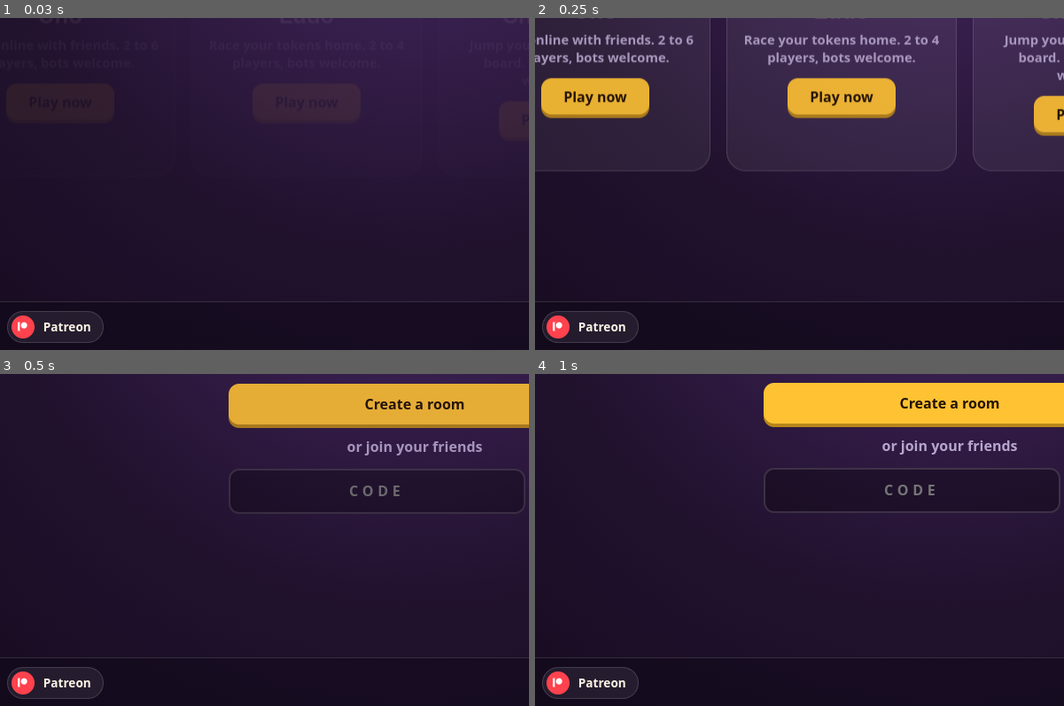
Above: before the commit, frames 1-4 (two rows, left to right).
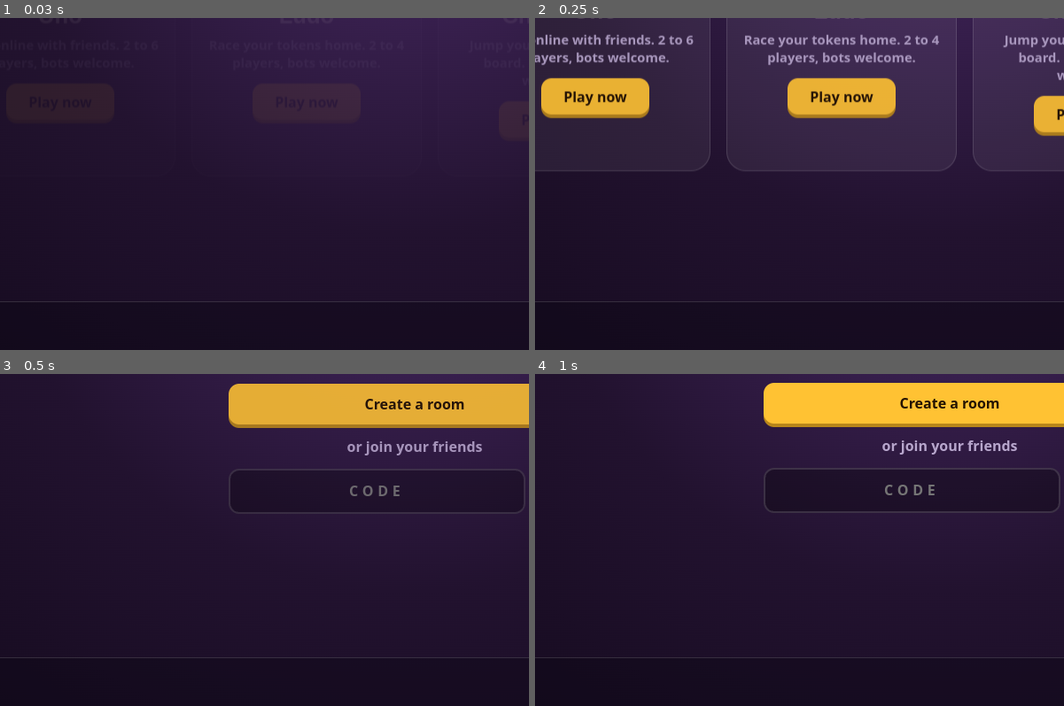
Above: after the commit, the same moments.

Repository: Ab-dul-Hannan/GameAtOne-AbdulHannan-CC
Game: browser game, page index.html
Same seed, same stepped clock (60 frames per second), same inputs: the game is played once before the commit and once after it.
Inputs:
- Up to frame 1 (0.03 s): no input
- Up to frame 2 (0.25 s): no input
- Up to frame 3 (0.5 s): click "Play now" at 0.27 s
- Up to frame 4 (1 s): no input
The pictures show only the part of the screen within x 11-61%, y 50-100%; the shares and areas given below are measured in that part.

The runs differ from the first frame. In frame 1, 0.5% of the frame differs, in the area x 1-20%, y 88-98%; in frame 2, 0.5%; in frame 3, 0.5%; in frame 4, 0.5%.

Commit message:
Update index.html

Diff:
--- a/index.html
+++ b/index.html
@@ -162,7 +162,7 @@
 .sbtn:hover,.sbtn:focus-visible{background:var(--b);border-color:transparent;transform:translateY(-3px)}
 .sbtn:hover .ico,.sbtn:focus-visible .ico{background:rgba(255,255,255,.25)}
 .sbtn:focus-visible{outline:3px solid #fff;outline-offset:2px}
-.sbtn.li{--b:#0a66c2}.sbtn.pa{--b:#ff424d}
+.sbtn.li{--b:#0a66c2}
 .social{display:flex;gap:8px;flex-wrap:wrap}
 .social .sbtn{min-width:0;font-size:.85rem;padding:.3em 1em .3em .3em}
 .social .ico{width:26px;height:26px;font-size:.8rem}
@@ -543,8 +543,7 @@
 </section>
 
 <footer class="foot">
-    <div class="social"><a class="sbtn li" aria-label="LinkedIn" href="https://www.linkedin.com/in/YOUR-PROFILE" target="_blank" rel="noopener"><span class="ico" aria-hidden="true">in</span><span class="sl">LinkedIn</span></a>
-      <a class="sbtn pa" aria-label="Patreon" href="https://www.patreon.com/YOUR-PAGE" target="_blank" rel="noopener"><span class="ico" aria-hidden="true"><svg viewBox="0 0 24 24"><circle cx="15" cy="9.5" r="6.5"/><rect x="2" y="3" width="4.2" height="18"/></svg></span><span class="sl">Patreon</span></a></div>
+    <div class="social"><a class="sbtn li" aria-label="LinkedIn" href="https://www.linkedin.com/in/abdul-hannan-cc" target="_blank" rel="noopener"><span class="ico" aria-hidden="true">in</span><span class="sl">LinkedIn</span></a></div>
     <span>All rights reserved &middot; Abdul Hannan</span>
   </footer>
 
